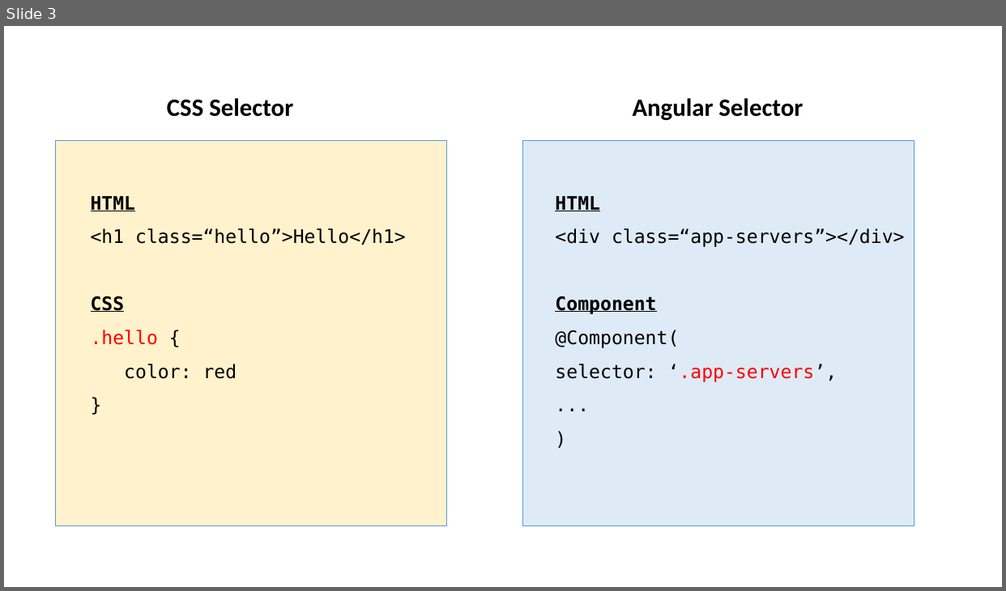
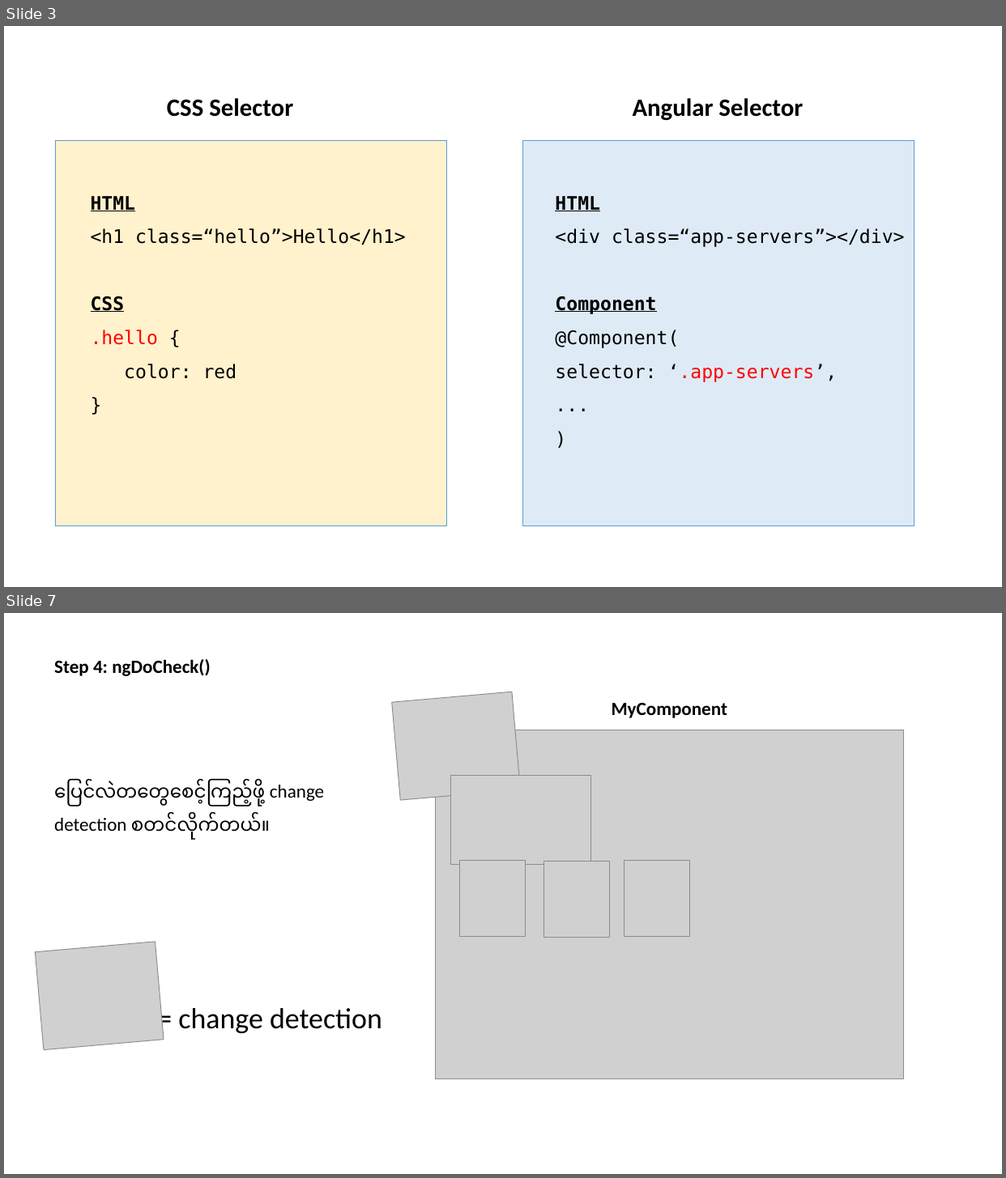
Before and after one commit to yeminko/angular-training, a slide deck: Resources/Notes.pptx. Shown one above the other, each under a label of ours: slide 3 before the commit, slides 3 and 7 after it; the slides between them are not shown. The pictures are 1006x591 and 1006x1178 pixels, drawn with LibreOffice and Linux fonts; fonts in the diff are those of the drawing; grey boxes stand for pictures. Boxes give left, top, right and bottom in pixels: in the first picture for what was removed or moved away, otherwise in the second. Text is boxed around its words. In the diff, an @@ line names an element or a change of style, - is before the commit and + after.

```diff
--- a/Resources/Notes.pptx
+++ b/Resources/Notes.pptx
@@ slide 7 added at box(4, 613, 1002, 1174), background #FFFFFF @@
@@ text added at box(54, 659, 211, 676), 18 pt, text #000000, bold @@
+Step 4: ngDoCheck()
@@ picture added at box(391, 692, 520, 800) @@
@@ text added at box(612, 703, 727, 718), 18 pt, text #000000, bold @@
+MyComponent
@@ picture added at box(435, 730, 904, 1080) @@
@@ text added at box(54, 779, 324, 840), 18 pt, text #000000 @@
+ပြောင်းလဲတာတွေစောင့်ကြည့်ဖို့ change detection စတင်လိုက်တယ်။
@@ picture added at box(451, 776, 591, 865) @@
@@ picture added at box(460, 861, 525, 936) @@
@@ picture added at box(543, 862, 609, 937) @@
@@ picture added at box(624, 861, 689, 936) @@
@@ picture added at box(35, 942, 164, 1050) @@
@@ text added at box(178, 1008, 382, 1033), 28 pt, text #000000 @@
+= change detection
```
Also in this commit, not shown: 8 other slides added, 47 other files.
